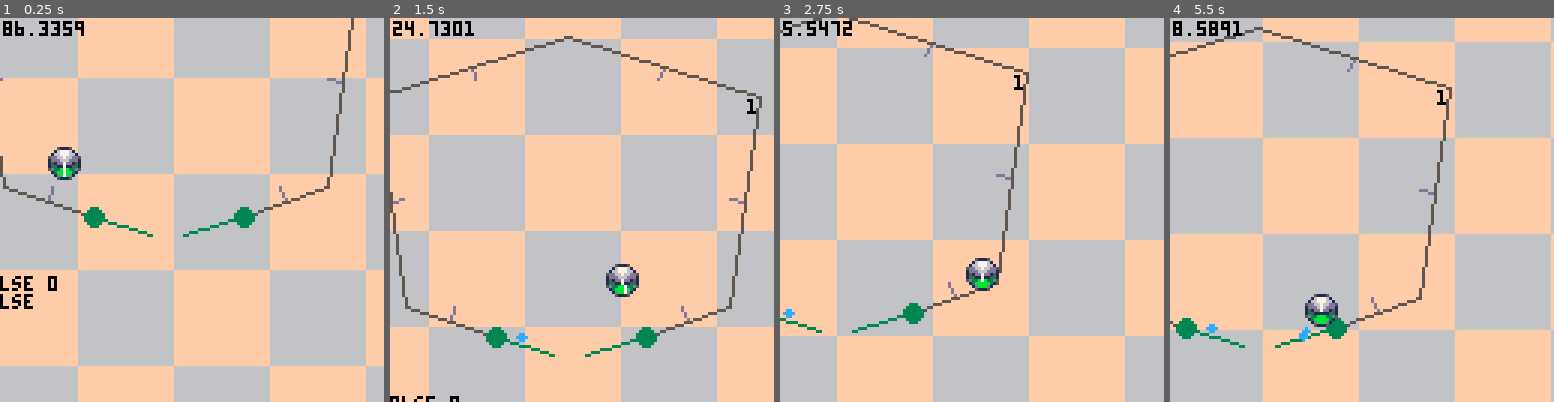
Above: before the commit, frames 1-4 (left to right).
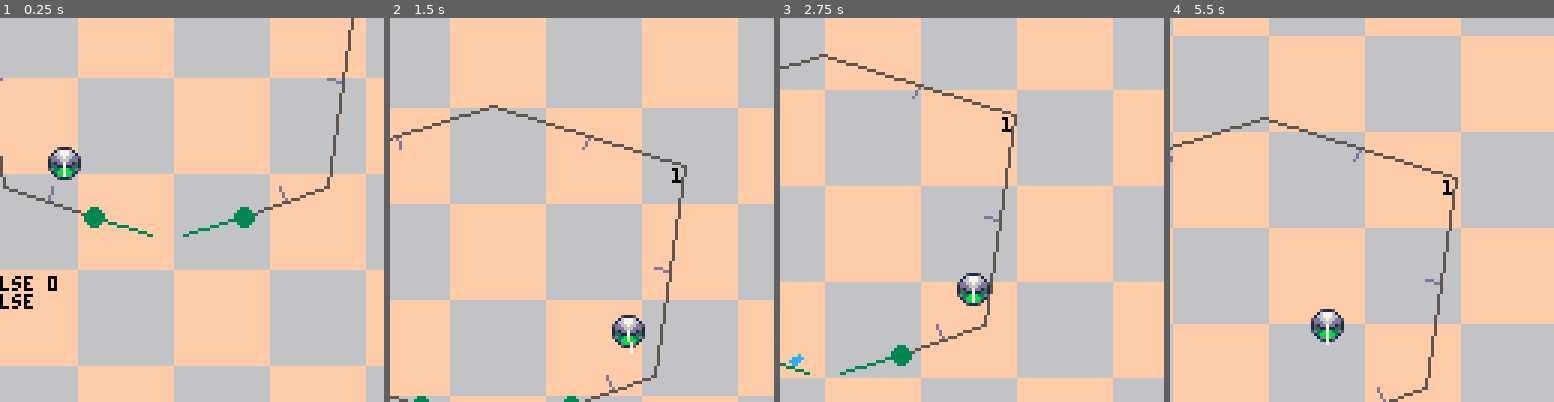
Above: after the commit, the same moments.

Repository: LouieChapm/Super3dPinball
Game: PICO-8 cartridge super_3d_pinball.p8
Same seed, same stepped clock (60 frames per second), same inputs: the game is played once before the commit and once after it.
Inputs:
- Up to frame 1 (0.25 s): no input
- Up to frame 2 (1.5 s): tap X (X key) at 0.33, 1.07 s; tap O (Z key) at 0.7 s
- Up to frame 3 (2.75 s): hold Right 1.6-2.1 s; tap O (Z key) at 1.7, 2.1, 2.5 s; tap X (X key) at 1.85 s; hold Up 2.15-2.42 s; hold Right from 2.47 s (still down)
- Up to frame 4 (5.5 s): tap O (Z key) every 0.4 s from 2.9 to 5.3 s; tap X (X key) at 2.97, 4.08, 5.2 s; release Right at 3.03 s; hold Left 3.08-3.58 s; hold Down 3.63-3.97 s; hold Right 4.02-4.68 s; hold Up 4.73-5.03 s; hold Left from 5.08 s (still down)

The runs differ from the first frame. In frame 1, 0.4% of the frame differs, in the area x 0-22%, y 0-5%; in frame 2, 41%; in frame 3, 48%; in frame 4, 89%, in the area x 0-100%, y 0-100%.

Commit message:
commit _message

Diff:
--- a/super_3d_pinball.p8
+++ b/super_3d_pinball.p8
@@ -22,19 +22,19 @@
 	palt(0,false)
 	palt(15,true)
 
-	LINES={}
 
 	BALLS={}
 	new_ball(30,50)
 
-	new_line(10,70,40,80)
-	new_line(90,80,118,70)
-
-	new_line(0,0,10,70)
-	new_line(118,70,128,0)
-
-	new_line(64,-20,0,0)
-	new_line(128,0,64,-20)
+	WALLS={}
+	new_wall(10,70,40,80)
+	new_wall(90,80,118,70)
+
+	new_wall(0,0,10,70)
+	new_wall(118,70,128,0)
+
+	new_wall(64,-20,0,0)
+	new_wall(128,0,64,-20)
 
 	FLIPPERS = {}
 
@@ -85,16 +85,16 @@
 	return add(BALLS, pinball)
 end
 
-function new_line(x1,y1,x2,y2)
-	local line = {
+function new_wall(x1,y1,x2,y2)
+	local wall = {
 		a = new_point(x1,y1),
 		b = new_point(x2,y2),
 	}
 
-	local dirX,dirY,length = get_direction_of_vector(convert_points_to_vector(line.a,line.b))
-	line.dirX,line.dirY,line.length= dirY , -dirX,length
-
-	return add(LINES,line)
+	local dirX,dirY,length = get_direction_of_vector(convert_points_to_vector(wall.a,wall.b))
+	wall.dirX,wall.dirY,wall.length= dirY , -dirX,length
+
+	return add(WALLS,wall)
 end
 
 function new_point(_x, _y)
@@ -144,7 +144,7 @@
 		end
 	end
 
-	draw_lines()
+	draw_walls()
 
 	foreach(FLIPPERS, draw_flipper)
 	foreach(BALLS, draw_ball)
@@ -182,15 +182,14 @@
 	-- print(_flipper.active_perc, ox, oy, 1)
 end
 
-function draw_lines()
-	for i=1,#LINES do
-		local _line=LINES[i]
-
-		local a,b = LINES[i].a, LINES[i].b
+function draw_walls()
+	for i=1,#WALLS do
+		local _wall=WALLS[i]
+
+		local a,b = _wall.a, _wall.b
 		local cx,cy = lerp(a.x,b.x,.5),lerp(a.y,b.y,.5)	-- get centre of line
 
-		line(cx,cy,cx+_line.dirX*5,cy+_line.dirY*5,13)
-		--print(_line.length, cx,cy +2, 1)
+		line(cx,cy,cx+_wall.dirX*5,cy+_wall.dirY*5,13)
 
 		line(a.x,a.y,b.x,b.y, 5) -- the actual line segment
 	end
@@ -254,8 +253,8 @@
 
 	-- check collision with each line of edge
 	-- foreach(LINES, line_col)
-	for line in all(LINES) do
-		line_col(line, _ball)
+	for wall in all(WALLS) do
+		wall_col(wall, _ball)
 	end
 
 	for flipper in all(FLIPPERS) do
@@ -305,9 +304,8 @@
 end
 
 -- ran for each edge and applies physics stuff to it
-function line_col(_line, _ball)
-
-	local col,point = edge_collision(_line.a, _line.b, _ball)
+function wall_col(_wall, _ball)
+	local col,point = edge_collision(_wall.a, _wall.b, _ball)
 	if col then
 			-- old performant version , still might use
 			-- makes use of pre-calculated normals
@@ -325,7 +323,7 @@
 		local dx = -wall_direction.x * 2 * dot
 		local dy = -wall_direction.y * 2 * dot
 
-		local friction = .1
+		local friction = .8
 
 		add_force(_ball, dx * friction, dy * friction, false)
 	end
@@ -350,7 +348,6 @@
 	local closeX, closeY = a.x + projX , a.y + projY			-- x/y position of point closest to ball along AB
 
 	local col_dist = calc_dist2(closeX, closeY, ball.x, ball.y)
-	DEBUG = col_dist
 
 	--[[
 	local pointX, pointY = ball.x - closeX , ball.y - closeY
Not shown, changed: inf_walls.txt
